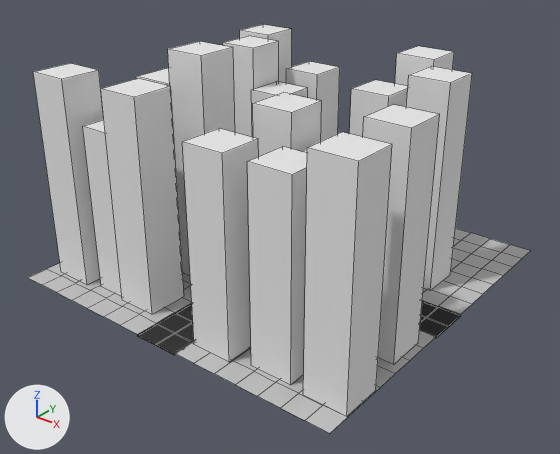
Before and after pictures for a commit that changed the Blender file 01 Models/ds-stadt.blend.
Before and after are seen from a 50 mm lens placed at (21.2, -27.1, 18.7), pointed at (0.5, -1.3, 2.7). Lighting does not change. The marker at lower left points along +X, +Y and +Z. Mesh edges are drawn as thin lines.

Names of what the first picture shows: 'Hochhaus.001', 'Hochhaus.002', 'Hochhaus.003', 'Hochhaus.004', 'Hochhaus.005', 'Hochhaus.006', 'Hochhaus.009', 'Hochhaus.010', 'Hochhaus.011', 'Hochhaus.012', 'Hochhaus.015', 'Hochhaus.016', 'Hochhaus.018', 'Hochhaus.019', 'Plane'.
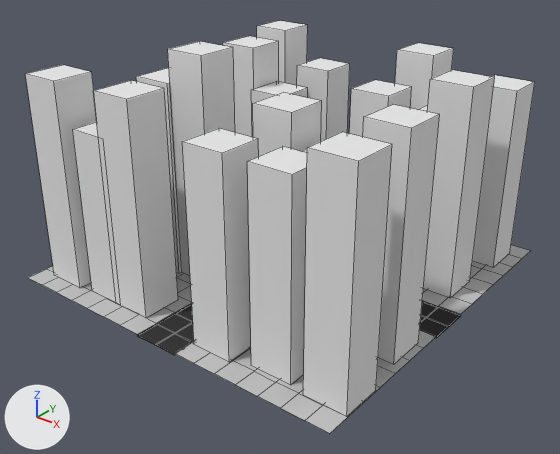
Changed parts and their boxes [x1, y1, x2, y2] in the pictures (560 x 454 px):
'Hochhaus.009', moved: before [101, 79, 184, 315]; after [94, 80, 178, 318]
'Hochhaus.018', moved: before [406, 66, 472, 291]; after [423, 70, 495, 298]
'Hochhaus.011', moved: before [33, 63, 104, 285]; after [25, 65, 97, 288]
'Hochhaus.020', added: after [472, 75, 535, 267]
'Hochhaus.010', moved: before [83, 120, 122, 297]; after [73, 122, 116, 303]
'Hochhaus.015', moved: before [286, 61, 340, 141]; after [297, 58, 350, 141]
'Hochhaus.019', moved: before [395, 46, 454, 86]; after [395, 43, 454, 110]
'Hochhaus.016', moved: before [240, 24, 292, 83]; after [257, 21, 308, 86]
'Hochhaus.007', unchanged, uncovered by the edit: before [136, 68, 170, 86]; after [136, 68, 182, 273]

What the commit changed:
Object 'Hochhaus.019' (ob_hochhaus_019) moves from (3.45, 6.25, 0.0) to (3.1, 6.88, 0.0).
Object 'Hochhaus.018' (ob_hochhaus_018) moves from (5.93, 3.11, 0.0) to (6.96, 3.11, 0.0).
Object 'Hochhaus.016' (ob_hochhaus_016) moves from (-5.9, 5.56, 0.0) to (-5.9, 6.98, 0.0).
Object 'Hochhaus.015' (ob_hochhaus_015) moves from (-2.51, 5.32, 0.0) to (-2.51, 6.25, 0.0).
Object 'Hochhaus.011' (ob_hochhaus_011) moves from (-7.16, -6.65, 0.0) to (-7.16, -7.05, 0.0).
Object 'Hochhaus.010' (ob_hochhaus_010) moves from (-4.5, -6.35, 0.0) to (-4.5, -6.88, 0.0).
Object 'Hochhaus.009' (ob_hochhaus_009) moves from (-2.77, -6.53, 0.0) to (-2.77, -6.9, 0.0).
Object 'Hochhaus.020' (ob_hochhaus_020) is new.
Its location is (7.26, 7.08, 0.0).
Its scale is (1.0, 1.0, 0.9).
Its show instancer for render is False.
Its instance type is 'COLLECTION'.
Its instance collection is col_hochhaus_001.
